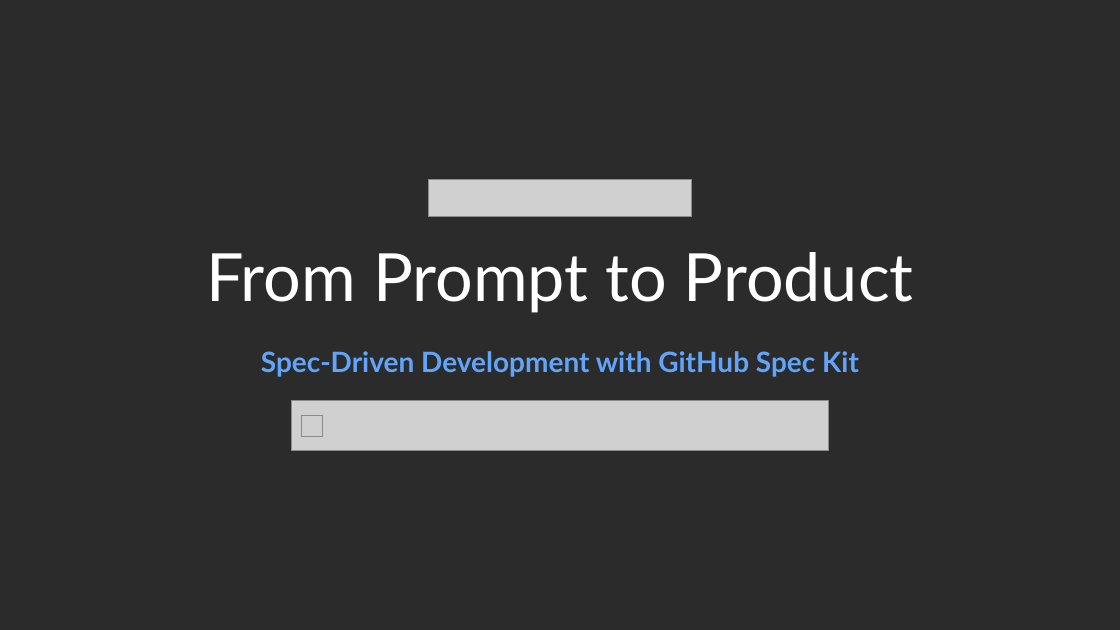
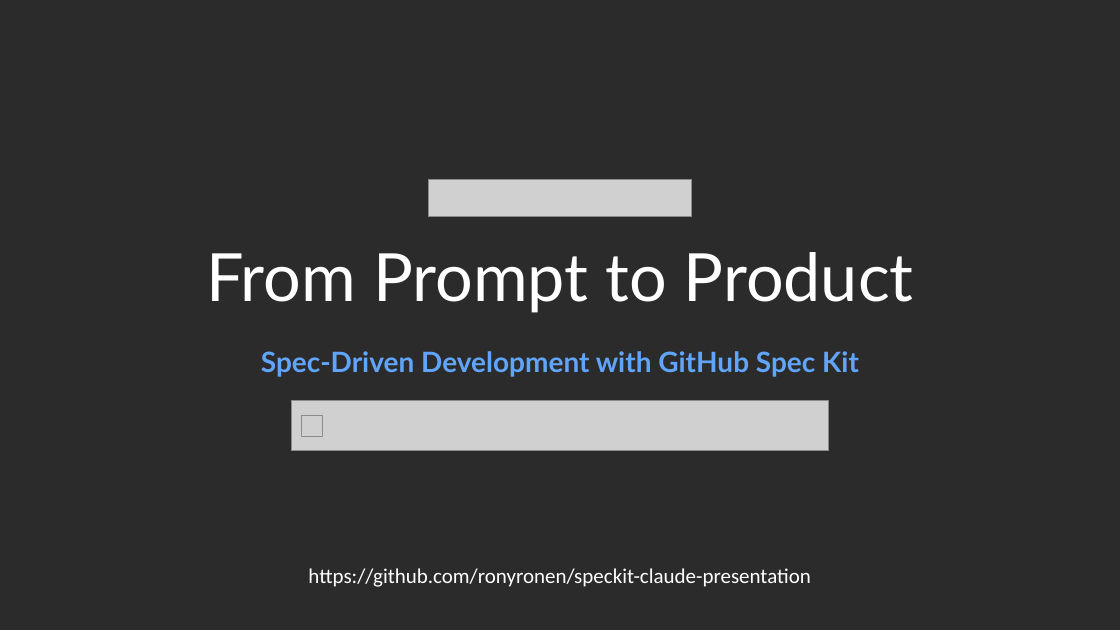
Before and after one commit to ronyronen/speckit-claude-presentation, a slide deck: slide 1 of presentation/speckit-workshop.pptx. Drawn at 1120x630 pixels with LibreOffice and Linux fonts; fonts in the diff are those of the drawing; grey boxes stand for pictures; background and template pictures are left out; a plain dark background stands for a picture behind light text. Boxes give left, top, right and bottom in pixels: in the first picture for what was removed or moved away, otherwise in the second. Text is boxed around its words. In the diff, an @@ line names an element or a change of style, - is before the commit and + after.

```diff
--- a/presentation/speckit-workshop.pptx
+++ b/presentation/speckit-workshop.pptx
@@ text added at <box>308,568,810,587</box>, 18 pt, text #FFFFFF @@
+https://github.com/ronyronen/speckit-claude-presentation
```
Also in this commit, not shown: 2 other slides changed.
